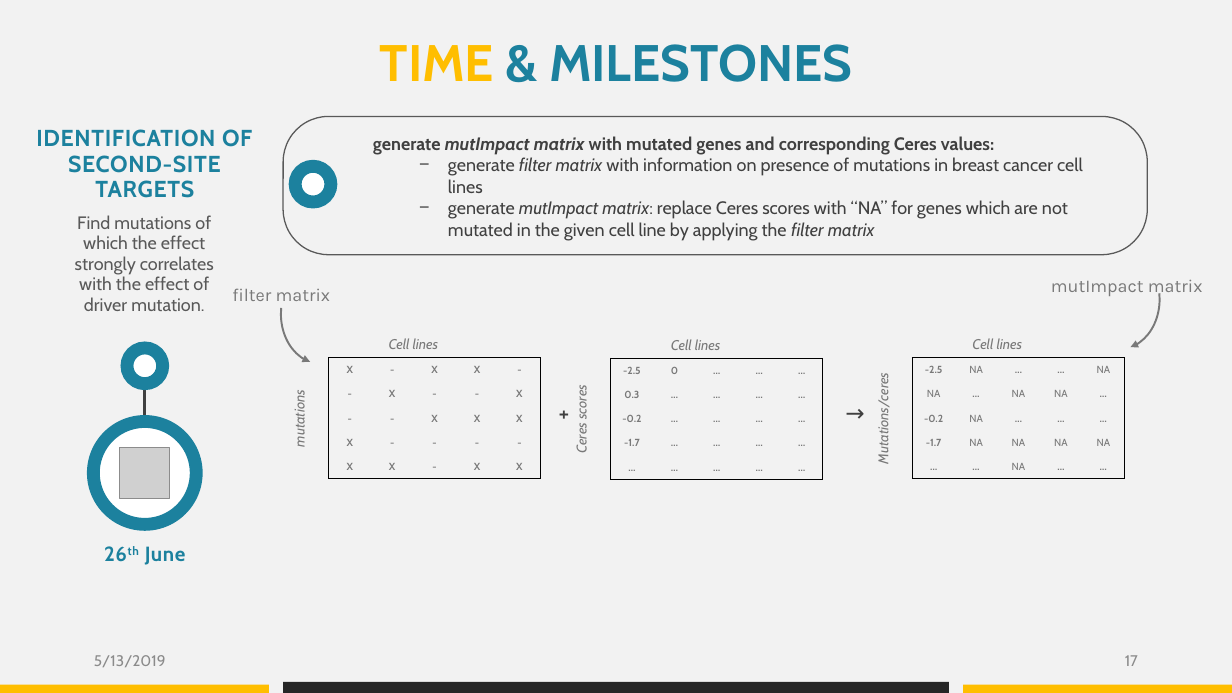
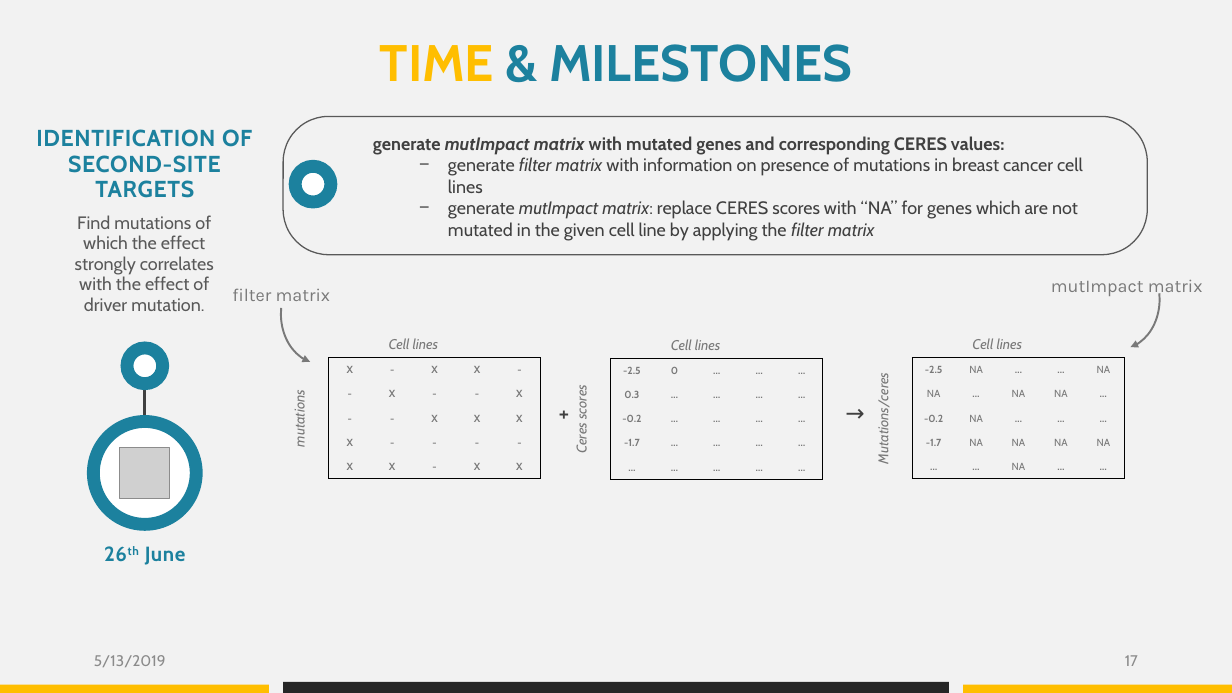
Before and after one commit to datascience-mobi/group-04-project-1-4, a slide deck: slide 17 of Project proposal_presentation_V1.pptx. Drawn at 1232x693 pixels with LibreOffice and Linux fonts; fonts in the diff are those of the drawing; grey boxes stand for pictures. Boxes give left, top, right and bottom in pixels: in the first picture for what was removed or moved away, otherwise in the second. Text is boxed around its words. In the diff, an @@ line names an element or a change of style, - is before the commit and + after.

```diff
--- a/Project proposal_presentation_V1.pptx
+++ b/Project proposal_presentation_V1.pptx
@@ text at (x1=373, y1=136, x2=1004, y2=155): text changed @@
-generate mutImpact matrix with mutated genes and corresponding Ceres values:
+generate mutImpact matrix with mutated genes and corresponding CERES values:
@@ text at (x1=448, y1=200, x2=1078, y2=241): text changed @@
-  − generate mutImpact matrix: replace Ceres scores with “NA” for genes which are not mutated in the given cell line by applying the filter matrix
+  − generate mutImpact matrix: replace CERES scores with “NA” for genes which are not mutated in the given cell line by applying the filter matrix
```
Also in this commit, not shown: 3 other slides changed.
